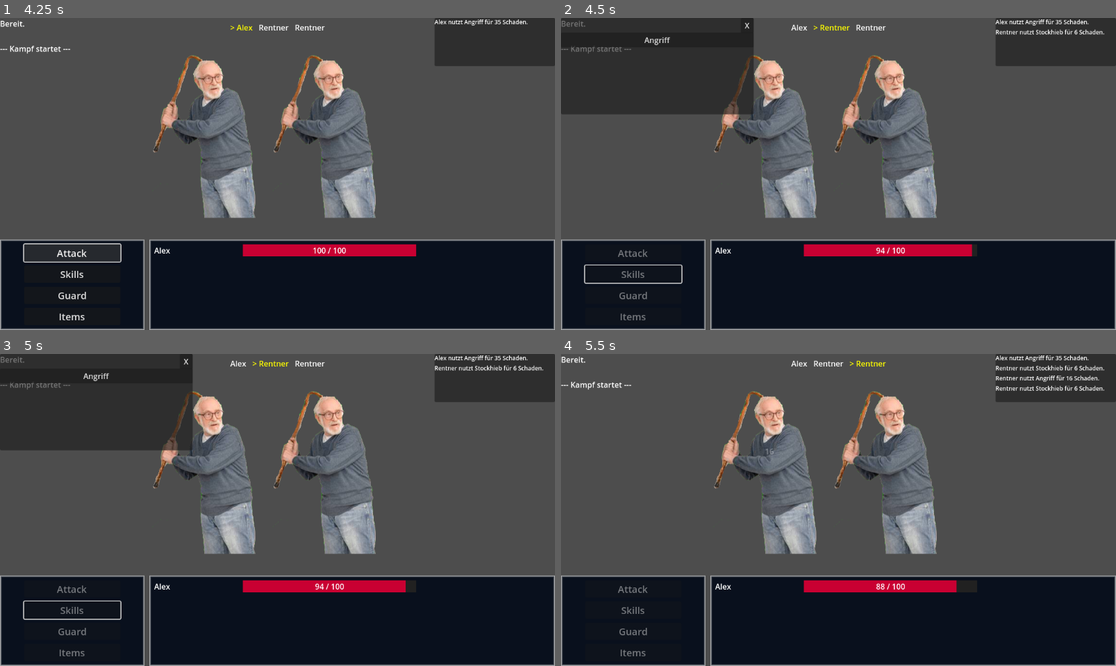
Above: before the commit, frames 1-4 (two rows, left to right).
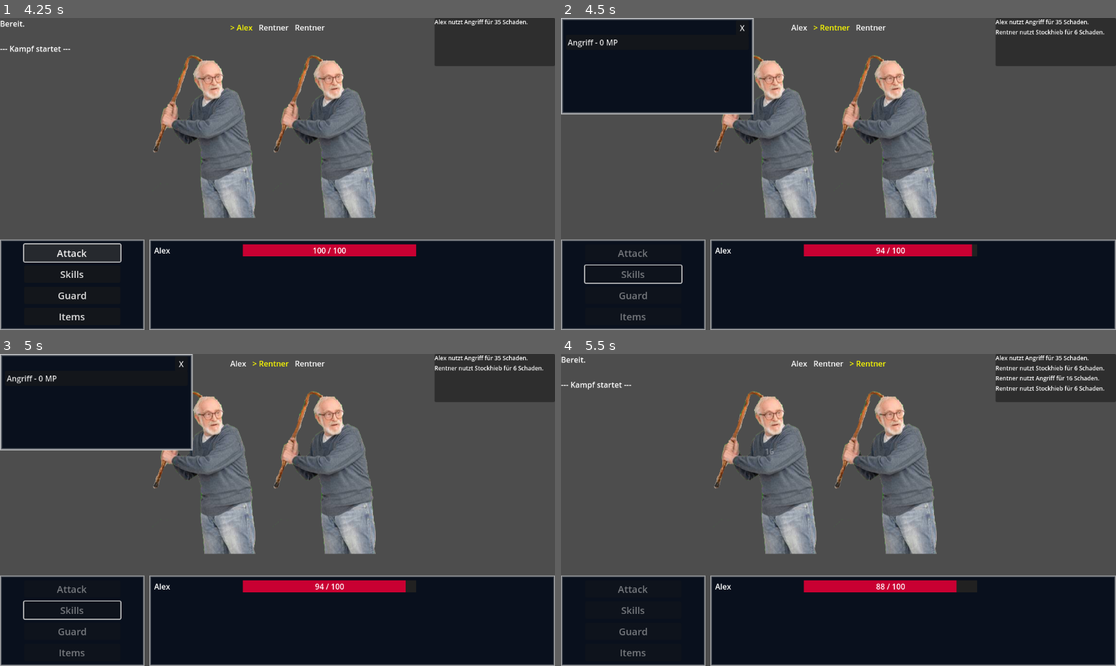
Above: after the commit, the same moments.

Repository: Marv0407/kotstulle-game
Game: Godot game, scene res://scenes/control.tscn
Two runs of this game, one before a commit and one after it. Both use one fixed random seed, a clock stepped at 60 frames per second and the inputs below.
Inputs (mouse positions are in pixels of both pictures, inside the frame that each line leads up to):
- Up to frame 1 (4.25 s): click "Start New Game" at 0.5 s; click (66, 39) at 1.27 s; type "Alex" at 1.35 s; click "Starten" at 2 s; click "Start Battle" at 2.75 s; click "Attack" at 3.5 s
- Up to frame 2 (4.5 s): click "Skills" at 4.25 s
- Up to frame 3 (5 s): no input
- Up to frame 4 (5.5 s): click "Angriff" (after the commit: "Angriff - 0 MP") at 5 s

Frame 1 is identical in both runs. In frame 2, 9.4% of the frame differs, in the area x 0-35%, y 0-31%; in frame 3, 9.4%; in frame 4, nothing differs.

Commit message:
Visual Update + MP Cost on Skills
todo:
- update visuals and position
- FIXME: _on_skill_chosen function currently always chooses first enemy in enemy array (even if dead). Will be replaced with future Targetting System
- FIXME: "Attack" currently shows up in Skill Menu
- implemen MP Bar and costs to take effect, graying out Skills if MP costs > current MP

Diff:
--- a/scenes/SkillMenu.tscn
+++ b/scenes/SkillMenu.tscn
@@ -1,11 +1,25 @@
-[gd_scene load_steps=2 format=3 uid="uid://bfd1a46xdcclj"]
+[gd_scene load_steps=3 format=3 uid="uid://bfd1a46xdcclj"]
 
 [ext_resource type="Script" uid="uid://cvp8bkub5g2b5" path="res://scripts/skill_menu.gd" id="1_kleee"]
+
+[sub_resource type="StyleBoxFlat" id="StyleBoxFlat_kleee"]
+content_margin_left = 10.0
+content_margin_top = 5.0
+content_margin_right = 10.0
+content_margin_bottom = 5.0
+bg_color = Color(0.035110984, 0.064991556, 0.1150075, 1)
+border_width_left = 5
+border_width_top = 5
+border_width_right = 5
+border_width_bottom = 5
+border_color = Color(0.90359825, 0.90359825, 0.903598, 1)
+border_blend = true
 
 [node name="SkillMenu" type="PanelContainer"]
 custom_minimum_size = Vector2(400, 200)
 offset_right = 27.0
 offset_bottom = 31.0
+theme_override_styles/panel = SubResource("StyleBoxFlat_kleee")
 script = ExtResource("1_kleee")
 
 [node name="BackBtn" type="Button" parent="."]
@@ -15,7 +29,7 @@
 text = " X "
 
 [node name="ScrollContainer" type="ScrollContainer" parent="."]
-custom_minimum_size = Vector2(0, 170)
+custom_minimum_size = Vector2(0, 160)
 layout_mode = 2
 size_flags_vertical = 8
 horizontal_scroll_mode = 0
--- a/scripts/skill_menu.gd
+++ b/scripts/skill_menu.gd
@@ -11,7 +11,8 @@
 
 	for skill in actor.data.skills:
 		var btn = Button.new()
-		btn.text = skill.skill_name
+		btn.text = skill.skill_name + " - " + str(skill.mp_cost) + " MP"
+		btn.alignment = HORIZONTAL_ALIGNMENT_LEFT
 		btn.pressed.connect(func(): emit_signal("skill_selected", skill))
 		list.add_child(btn)
 
